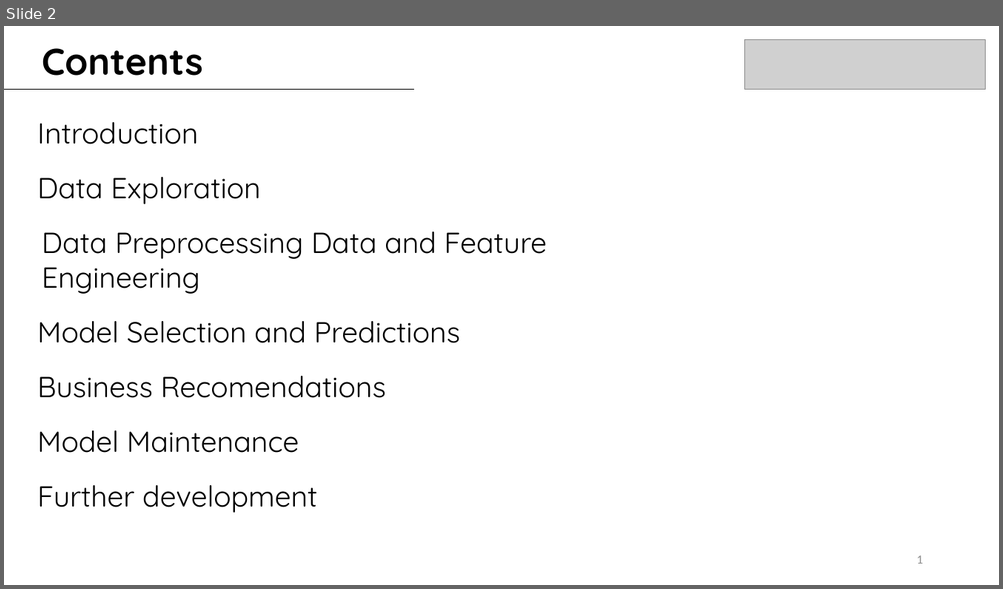
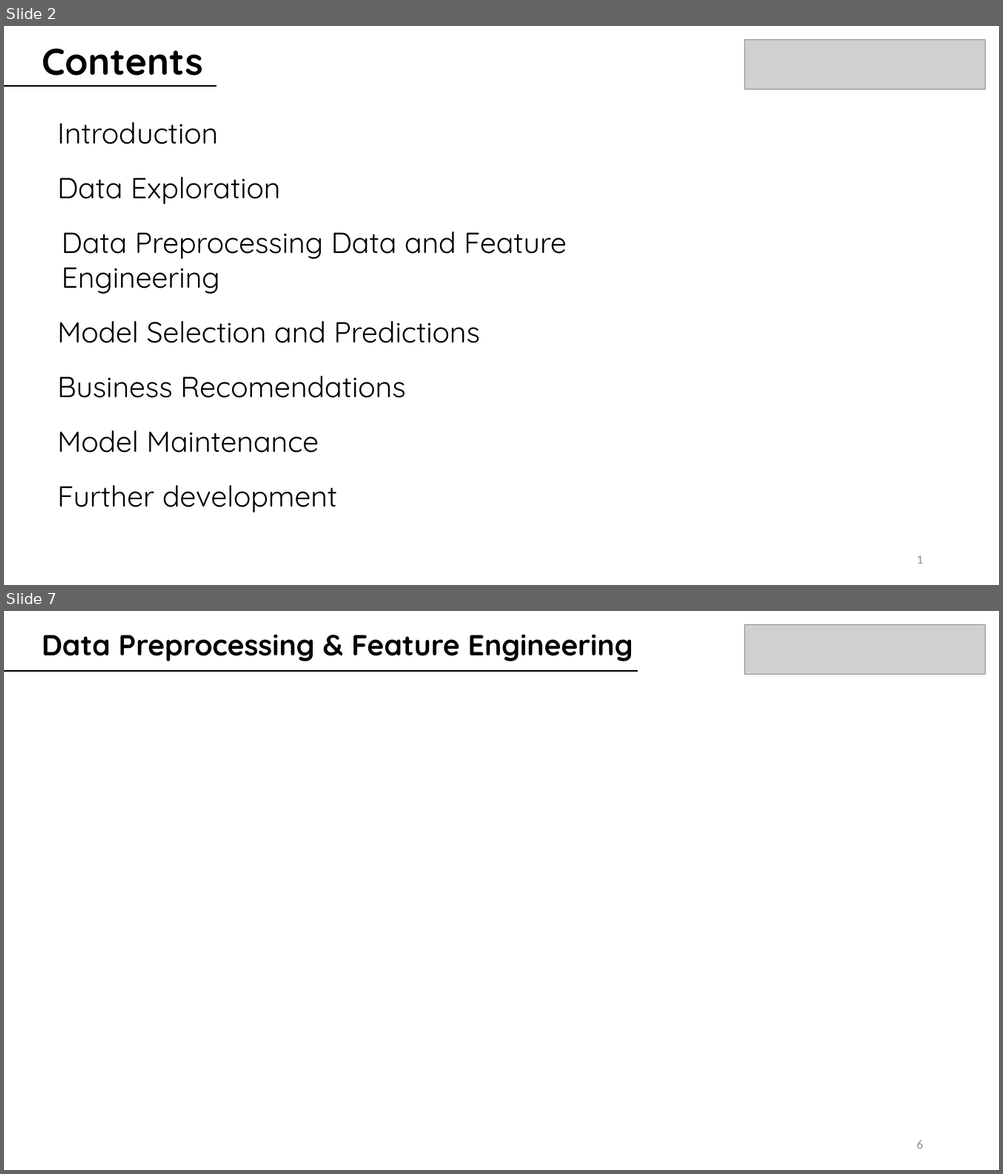
Before and after one commit to juanbeta98/DataScienceStudyCase, a slide deck: BMW ML Case Study.pptx. Shown one above the other, each under a label of ours: slide 2 before the commit, slides 2 and 7 after it; the slides between them are not shown. The pictures are 1003x589 and 1003x1174 pixels, drawn with LibreOffice and Linux fonts; fonts in the diff are those of the drawing; grey boxes stand for pictures. Boxes give left, top, right and bottom in pixels: in the first picture for what was removed or moved away, otherwise in the second. Text is boxed around its words. In the diff, an @@ line names an element or a change of style, - is before the commit and + after.

```diff
--- a/BMW ML Case Study.pptx
+++ b/BMW ML Case Study.pptx
@@ slide 7 added at <box>4,611,999,1170</box>, background #FFFFFF @@
@@ picture added at <box>744,625,985,675</box> @@
@@ text added at <box>42,634,633,661</box>, 28 pt, text #000000, bold @@
+Data Preprocessing & Feature Engineering
@@ line added from (4, 670) to (638, 670), #000000 0.5 pt @@
@@ line added from (4, 672) to (638, 672), #000000 0.5 pt @@
@@ page number added at <box>916,1141,922,1149</box>, 12 pt, text #8C8C8C @@
+6
@@ slide 2 changed as well @@
@@ line moved from (4, 89) - (415, 89) to (4, 85) - (216, 85) @@
@@ line added from (4, 87) to (216, 87), #000000 0.5 pt @@
@@ text "Data Preprocessing Data and Feature ...": place and size @@
-text "Data Preprocessing Data and Feature ..." at <box>42,232,547,294</box>
+text "Data Preprocessing Data and Feature ..." at <box>62,232,566,294</box>
@@ 6 texts: place and size @@
-6 texts at <box>37,122,460,513</box>
+6 texts at <box>57,122,480,513</box>
```
Also in this commit, not shown: 1 other slide changed, 8 other slides added, 1 other file.
